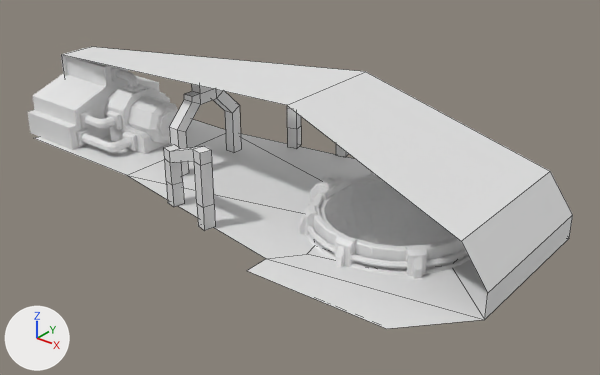
The FBX model Assets/Meshes/ChronoGreaser_Craft.fbx as it was, and as the next commit left it.
One viewpoint serves both versions: a 50 mm camera at (22.2, -24.9, 15.8) aimed at (1.8, 0.5, 0.0). The lights are fixed; the arrows at lower left show +X, +Y and +Z. Mesh edges are drawn as thin lines on the coarser meshes. Where no turn or scale is listed for an object, it has been applied to the vertices. Vertices at the same position are counted once.

The older version as bpy lines, for what is in view:
```python
me_cube_043 = bpy.data.meshes.new('Cube.043')
me_cube_043.from_pydata(...)  # 3021 vertices, 3639 faces; spans x -0.24..7.44, y -3.46..4.11, z -2.96..0.3
me_plane_004 = bpy.data.meshes.new('Plane.004')
me_plane_004.from_pydata(...)  # 40 vertices, 27 faces; spans x -2.45..2.55, y -1.21..1.21, z -0.47..1.02
me_plane_006 = bpy.data.meshes.new('Plane.006')
me_plane_006.from_pydata(...)  # 36 vertices, 34 faces; spans x -0.5..0.0, y -2.0..2.0, z -1.0..3.02
ob_door_engine = bpy.data.objects.new('Door_Engine', me_plane_006)
ob_door_engine.location = (-3.0, 0.0, 1.0)
ob_starmap = bpy.data.objects.new('StarMap', me_cube_043)
ob_starmap.location = (3.36, -0.33, 0.87)
ob_surface = bpy.data.objects.new('Surface', me_plane_004)
ob_surface.location = (0.0, 0.0, 0.0)
ob_surface.scale = (5.0, 5.0, 5.0)
# also in view: 'Door_Shields' at (-0.1, 4.2, 1.6); 'Engine' at (-9.1, 0.0, 1.7); 'Door_Sensors' at (-0.1, -4.2, 1.6)
```
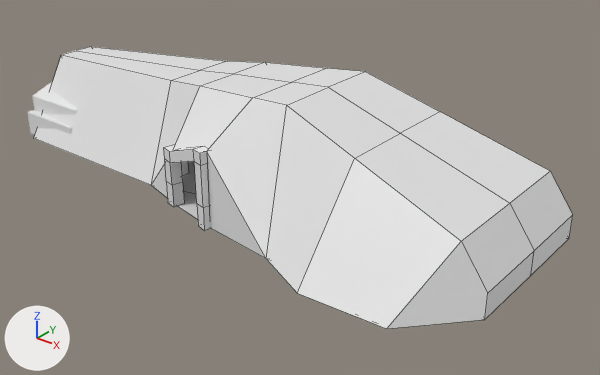
Diff of the bpy script that builds the scene:
```diff
--- a/Assets/Meshes/ChronoGreaser_Craft.fbx.py
+++ b/Assets/Meshes/ChronoGreaser_Craft.fbx.py
@@ me_plane_004 @@
 # used by ob_surface; location = (0.0, 0.0, 0.0); scale = (5.0, 5.0, 5.0)
-me_plane_004.from_pydata(...)  # 40 vertices, 27 faces; spans x -2.45..2.55, y -1.21..1.21, z -0.47..1.02
+me_plane_004.from_pydata(...)  # 46 vertices, 33 faces; spans x -2.45..2.55, y -1.21..0.0, z -0.47..1.02
+# me_plane_004 part 1
+# 14 vertices are removed from x -1.0..2.55, y -1.21..1.21, z -0.47..0.0
+# 20 faces are deleted
+# 8 vertices move from x -2.45..2.55, y 0.18..0.69, z -0.47..1.02 to x -2.45..2.55, y 0.0, z -0.47..1.02
+# 20 vertices are added at x -1.0..2.55, y -1.21..0.0, z -0.47..0.98
+# 26 new faces join them
@@ me_plane_009 @@
+me_plane_009.from_pydata(...)  # 46 vertices, 33 faces; spans x -12.3..12.7, y -6.1..0.0, z -2.3..5.1
@@ ob_surface @@
 ob_surface.location = (0.0, 0.0, 0.0)
-ob_surface.scale = (5.0, 5.0, 5.0)
+ob_surface.rotation_euler = (0.0, 3.142, 0.0)  # degrees (0, 180, 0)
+ob_surface.scale = (-5.0, -5.0, -5.0)
@@ ob_surface_002 @@
+ob_surface_002 = bpy.data.objects.new('Surface.002', me_plane_009)
+ob_surface_002.location = (0.0, 0.0, 0.0)
```

Location of each change, [x1, y1, x2, y2] in pixels of the pictures (600 x 375 px):
'Surface.002', added
    after: [34, 51, 534, 329]
'Surface', reshaped, turned, rescaled
    before: [34, 47, 573, 329]
    after: [77, 47, 573, 275]
'StarMap', unchanged, covered by the edit
    before: [299, 171, 471, 279]
'Engine', unchanged, covered by the edit
    before: [27, 48, 178, 154]
    after: [27, 48, 85, 135]
'Door_Engine', unchanged, covered by the edit
    before: [169, 84, 241, 176]
    after: [181, 162, 188, 176]
